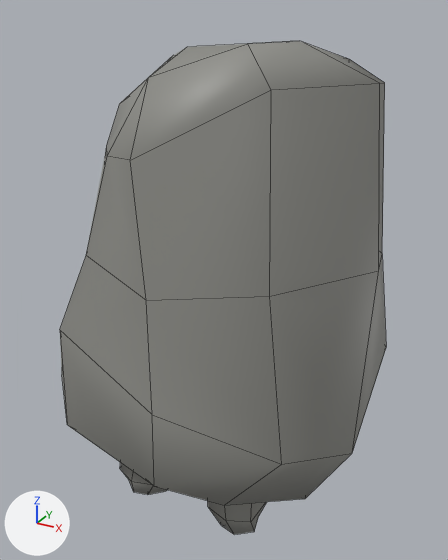
The FBX model Assets/Meshes/Lapide_Medium1.fbx as it was, and as the next commit left it.
The view is the same before and after, from a camera (50 mm lens) standing at (0.236, -0.416, 0.399) and looking at (0.006, 0.001, 0.19). Every picture has the same lights, and +X, +Y and +Z are marked at lower left. Mesh edges are drawn as thin lines. Where no turn or scale is listed for an object, it has been applied to the vertices.

Names of what the first picture shows: 'Geo_Lapide_Medium1'.
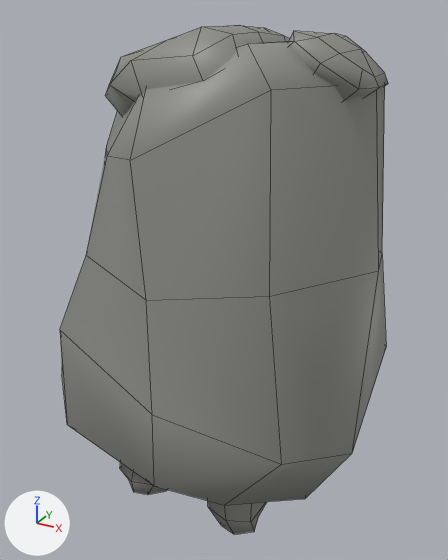
The newer file is also turned or shifted as a whole; pictures and numbers use the older file's frame.

Pixel boxes [x1, y1, x2, y2] of what changed, in the pictures (448 x 560 px; the box of a moved part takes in the faces that stretch with it):
'Geo_Lapide_Medium1', reshaped
    before: [60, 41, 386, 534]
    after: [60, 25, 388, 534]
part 1 of me_mesh, added
    after: [106, 25, 290, 116]
part 2 of me_mesh, added
    after: [288, 31, 388, 101]
part 3 of me_mesh, moved or reshaped
    both: [248, 41, 385, 296]
part 4 of me_mesh, moved or reshaped (not visible afterwards)
    before: [154, 49, 184, 73]

What the commit changed:
me_mesh is used by ob_geo_lapide_medium1; location (0.0, 0.0, 0.0).
Verts and faces of me_mesh; kept vertices keep their numbers, new ones are numbered from 161.
Before the commit, vertices of me_mesh: 146 (0.118, 0.015, 0.352) at pixel (379, 83).
Before the commit, vertices of me_mesh: 156 (-0.043, 0.01, 0.365) at pixel (173, 54).
me_mesh had 161 vertices, 141 faces and spanned x -0.139..0.139, y -0.125..0.125, z 0.0..0.379.
me_mesh now has 230 vertices, 198 faces and spans x -0.139..0.139, y -0.125..0.125, z 0.0..0.388.
me_mesh part 1: a new loose piece of 42 vertices spanning x -0.085..0.057, y -0.067..0.052, z 0.313..0.388, in mat_lambert1 (grey #8d8d87).
me_mesh part 2: a new loose piece of 27 vertices spanning x 0.057..0.12, y -0.033..0.05, z 0.339..0.385, in mat_lambert1 (grey #8d8d87).
Part 3, on me_mesh:
Vertex 146 moves to (0.115, 0.015, 0.352).
Part 4, on me_mesh:
Vertex 156 moves to (-0.043, 0.01, 0.359).
